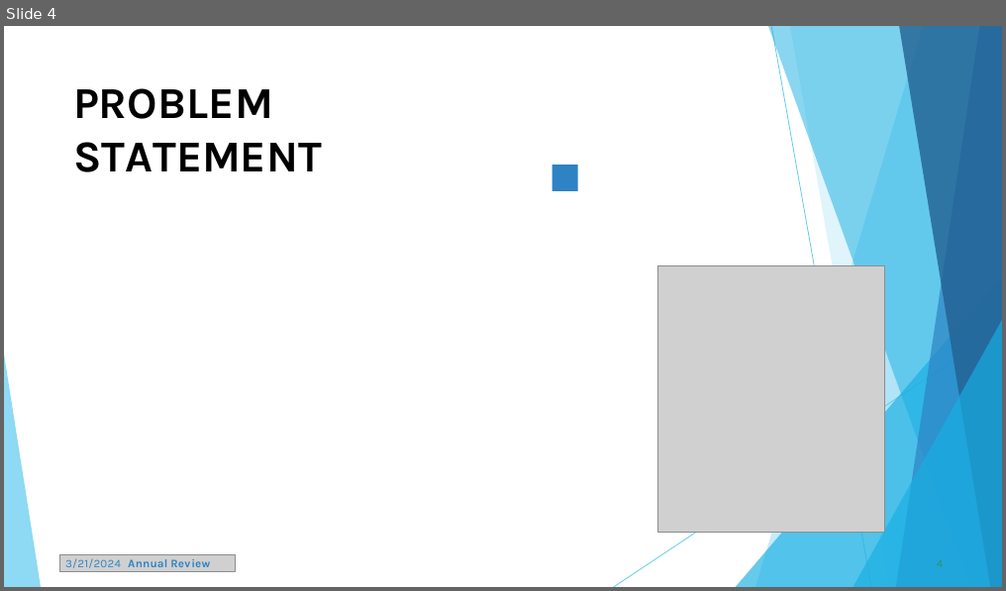
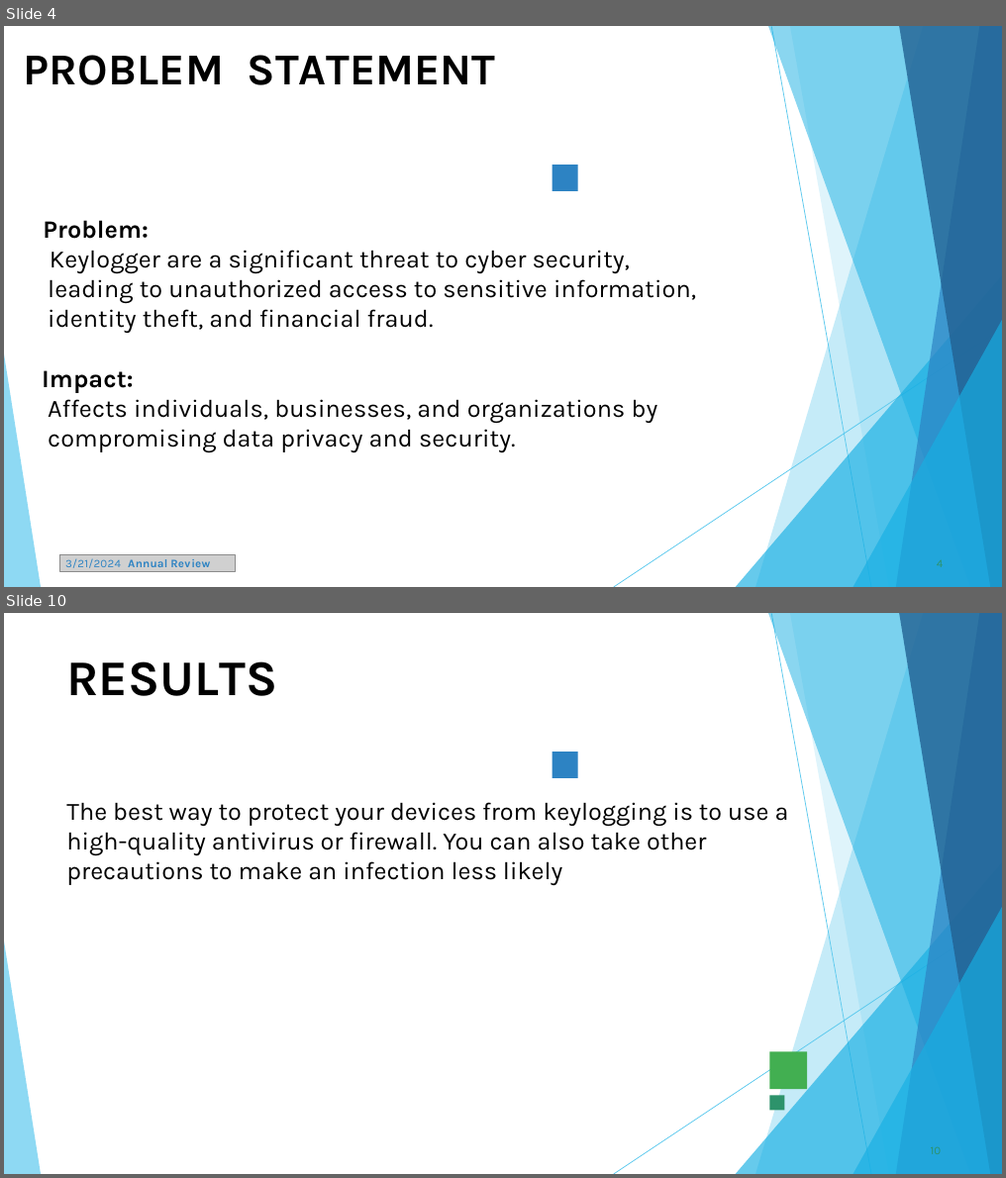
Before and after one commit to Muzammil8008/muzammil-project, a slide deck: Template_Presentation_Students.pptx. Shown one above the other, each under a label of ours: slide 4 before the commit, slides 4 and 10 after it; the slides between them are not shown. The pictures are 1006x591 and 1006x1178 pixels, drawn with LibreOffice and Linux fonts; fonts in the diff are those of the drawing; grey boxes stand for pictures; background and template pictures are left out. Boxes give left, top, right and bottom in pixels: in the first picture for what was removed or moved away, otherwise in the second. Text is boxed around its words. In the diff, an @@ line names an element or a change of style, - is before the commit and + after.

```diff
--- a/Template_Presentation_Students.pptx
+++ b/Template_Presentation_Students.pptx
@@ slide 10 added at <box>4,613,1002,1174</box>, background #FFFFFF; not listed: 10 template elements that a slide beside it also shows @@
@@ title added at <box>66,662,789,885</box>, 24 pt, text #000000 @@
+RESULTS
+The best way to protect your devices from keylogging is to use a high-quality antivirus or firewall. You can also take other precautions to make an infection less likely
@@ freeform shape added at <box>552,752,577,777</box>, fill #2D83C3 @@
@@ freeform shape added at <box>770,1052,807,1089</box>, fill #42AF51 @@
@@ freeform shape added at <box>770,1096,785,1111</box>, fill #2D936B @@
@@ page number added at <box>931,1148,942,1155</box>, 11 pt, text #2D936B @@
+10
@@ slide 4 changed as well @@
@@ title at <box>24,55,696,454</box>: text changed; size 42.5 to 24 pt; bold off @@
-PROBLEM STATEMENT
+PROBLEM STATEMENT
+Problem:
+Keylogger are a significant threat to cyber security,
+leading to unauthorized access to sensitive information,
+identity theft, and financial fraud.
+Impact:
+Affects individuals, businesses, and organizations by
+compromising data privacy and security.
@@ picture removed at <box>658,267,884,533</box> @@
```
Also in this commit, not shown: 7 other slides changed, 1 other slide added, 2 slides removed.
